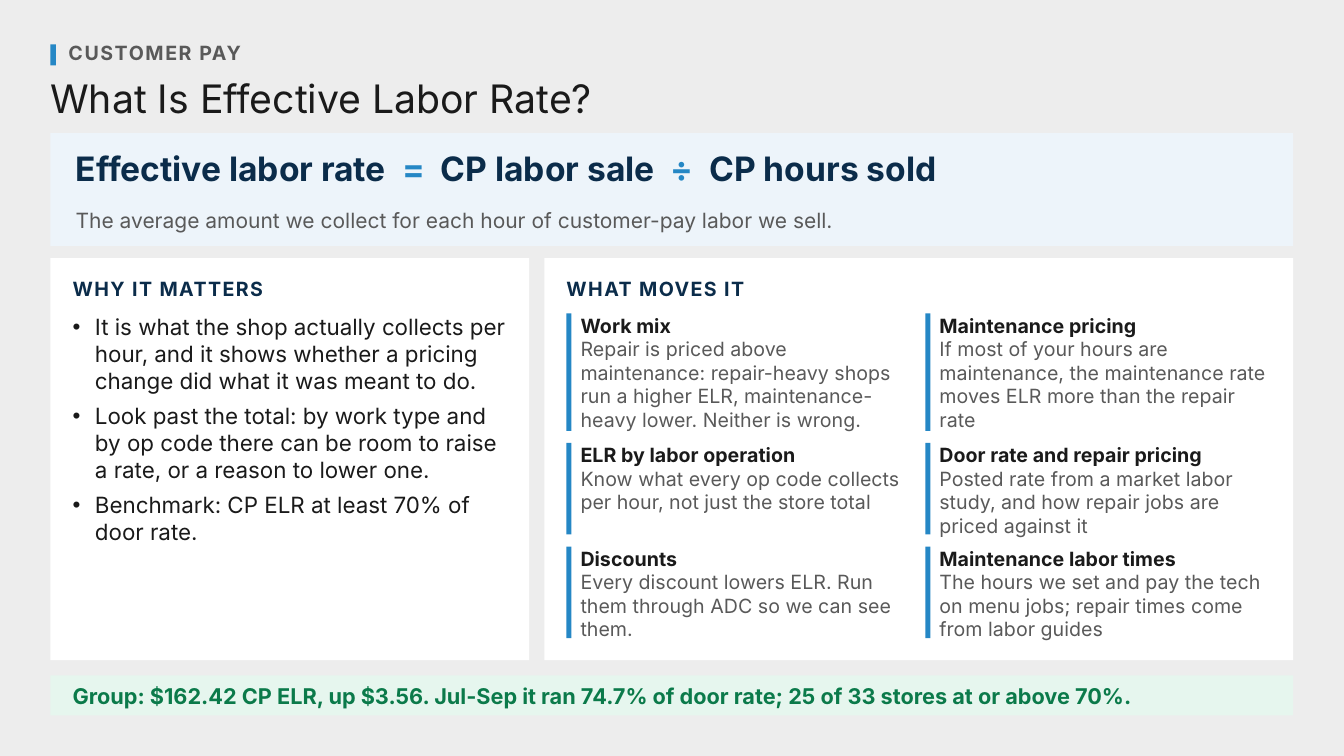
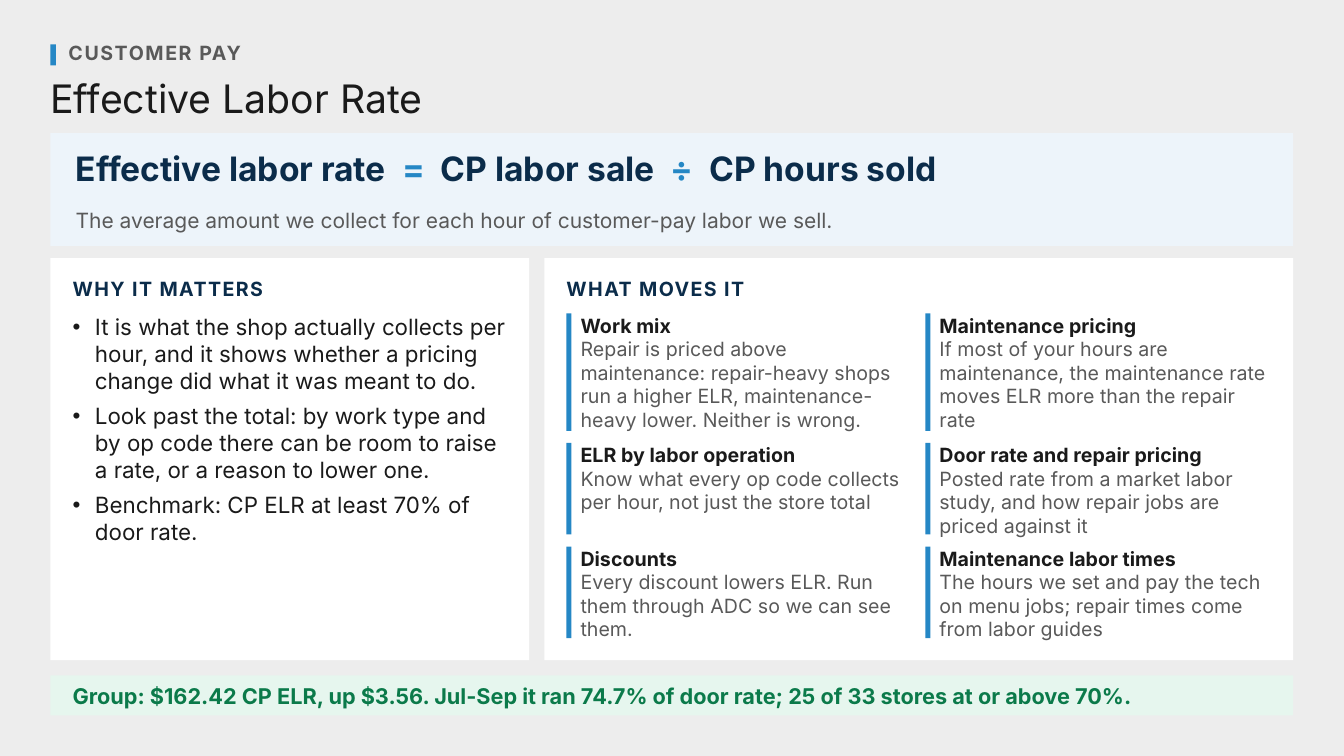
Before and after one commit to Ndresner/Noah, a slide deck: slide 62 of day2-deck/decks/Fixed Ops - Day 2 Example Test Deck.pptx. Drawn at 1344x756 pixels with LibreOffice and Linux fonts; fonts in the diff are those of the drawing. Boxes give left, top, right and bottom in pixels: in the first picture for what was removed or moved away, otherwise in the second. Text is boxed around its words. In the diff, an @@ line names an element or a change of style, - is before the commit and + after.

```diff
--- a/day2-deck/decks/Fixed Ops - Day 2 Example Test Deck.pptx
+++ b/day2-deck/decks/Fixed Ops - Day 2 Example Test Deck.pptx
@@ text at (50, 83, 422, 114): text changed @@
-What Is Effective Labor Rate?
+Effective Labor Rate
```
Also in this commit, not shown: 10 other slides changed, 9 other files.
